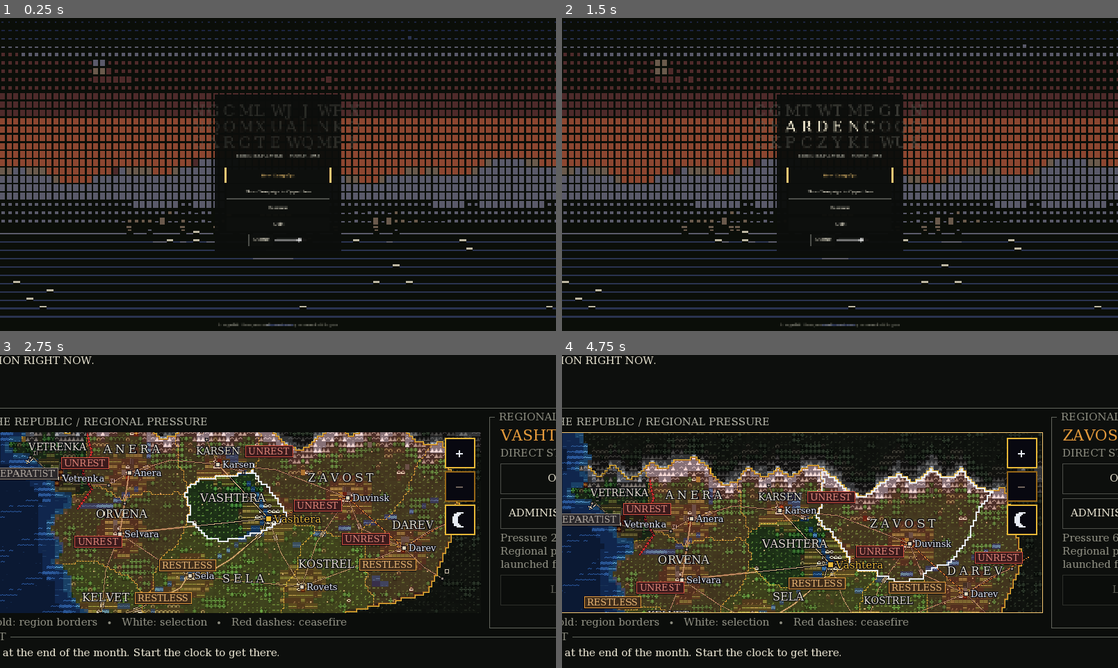
Above: before the commit, frames 1-4 (two rows, left to right).
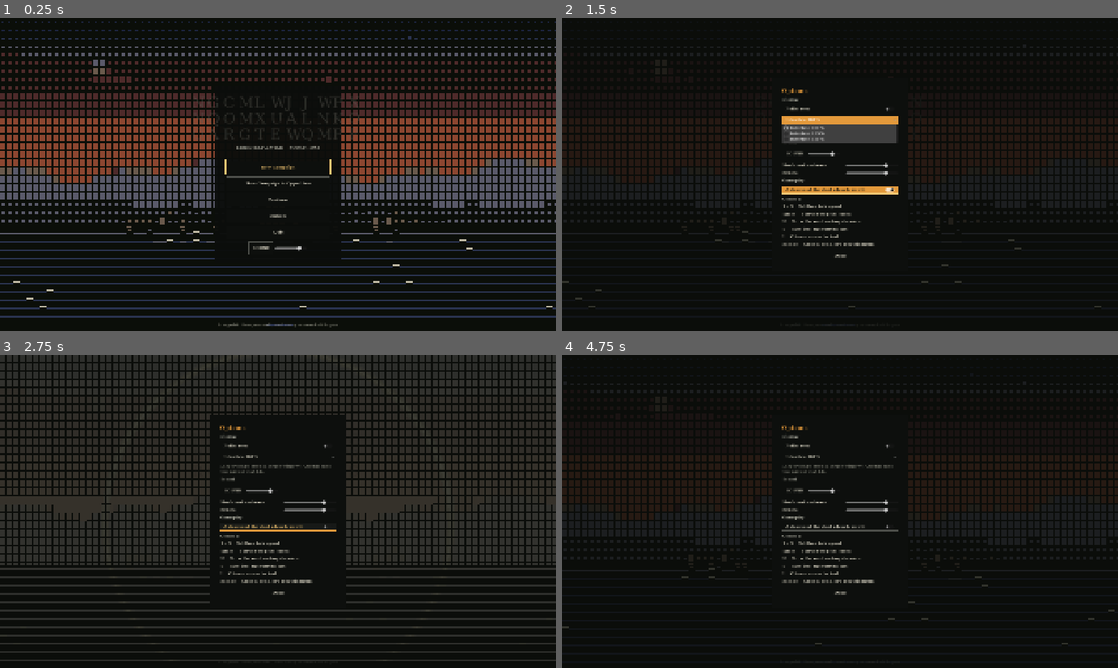
Above: after the commit, the same moments.

Repository: RatiOni/Political-Sim-Game
Game: Godot game, scene res://scenes/menu.tscn
Same seed, same stepped clock (60 frames per second), same inputs: the game is played once before the commit and once after it.
Inputs (mouse positions are in pixels of both pictures, inside the frame that each line leads up to):
- Up to frame 1 (0.25 s): no input
- Up to frame 2 (1.5 s): click (840, 215) at 0.5 s, where only the run after the commit has a clickable "Options"; click (840, 121) at 1.25 s, where only the run after the commit has a clickable "Interface 100%"
- Up to frame 3 (2.75 s): click (278, 527) at 2 s, where only the run after the commit has a clickable "Autosave at the start of each…"
- Up to frame 4 (4.75 s): click (840, 505) at 2.75 s, where only the run after the commit has a clickable "New Campaign"; click (840, 505) at 3.5 s, where only the run after the commit has a clickable "New Campaign"; click (840, 520) at 4.25 s, where only the run after the commit has a clickable "New Campaign in Opposition"

The runs differ from the first frame. In frame 1, 1.7% of the frame differs, in the area x 34-65%, y 21-78%; in frame 2, 30%; in frame 3, 62%, in the area x 0-100%, y 0-98%; in frame 4, 41%.

Commit message:
feat: an options screen — display, sound, autosave and the keys
There was no options menu at all. The key list is read from the InputMap so
it can never disagree with the bindings.

Co-Authored-By: Claude Opus 5.5 <noreply@anthropic.com>

Diff:
--- a/godot/scenes/menu.tscn
+++ b/godot/scenes/menu.tscn
@@ -68,6 +68,12 @@
 layout_mode = 2
 text = "Continue"
 
+[node name="OptionsButton" type="Button" parent="Center/Plate/Layout"]
+unique_name_in_owner = true
+custom_minimum_size = Vector2(360, 48)
+layout_mode = 2
+text = "Options"
+
 [node name="QuitButton" type="Button" parent="Center/Plate/Layout"]
 unique_name_in_owner = true
 custom_minimum_size = Vector2(360, 48)
--- a/godot/scripts/menu.gd
+++ b/godot/scripts/menu.gd
@@ -11,6 +11,9 @@
 	%NewCampaignButton.pressed.connect(_new_campaign.bind("contextual"))
 	%OppositionCampaignButton.pressed.connect(_new_campaign.bind("opposition"))
 	%ContinueButton.pressed.connect(_continue_campaign)
+	%OptionsButton.pressed.connect(func() -> void:
+		_sfx_cue("navigation")
+		OptionsPanel.open(self))
 	%QuitButton.pressed.connect(_quit)
 	var sound := SoundControl.new()
 	sound.alignment = BoxContainer.ALIGNMENT_CENTER
--- /dev/null
+++ b/godot/scripts/ui/options_panel.gd
@@ -0,0 +1,109 @@
+class_name OptionsPanel
+extends Overlay
+
+## Display, sound, autosave and the key list. Every control writes straight to
+## `Settings` (master volume and mute to `Ambience`, through the same control
+## the header uses). The key list is read from the live InputMap.
+
+const SettingsScript = preload("res://scripts/settings.gd")
+const KEY_ROWS := [
+	["pause", "Start or stop the clock"],
+	["next_decision", "Go to the next waiting decision"],
+	["save", "Save into the current slot"],
+	["load", "Choose a save to load"],
+	["back", "Close a desk, or open this menu"],
+]
+
+
+static func open(host: Node) -> OptionsPanel:
+	var panel := OptionsPanel.new()
+	panel.set_title("Options")
+	var settings := host.get_node("/root/Settings")
+
+	panel._section("Display")
+	var fullscreen := CheckButton.new()
+	fullscreen.name = "Fullscreen"
+	fullscreen.text = "Fullscreen"
+	fullscreen.button_pressed = bool(settings.get_value("display/fullscreen"))
+	fullscreen.toggled.connect(func(on: bool) -> void: settings.set_value("display/fullscreen", on))
+	panel.body.add_child(fullscreen)
+	var scale := OptionButton.new()
+	scale.name = "UiScale"
+	scale.tooltip_text = "Interface scale"
+	for value: float in SettingsScript.UI_SCALES:
+		scale.add_item("Interface %d%%" % roundi(value * 100.0))
+		if is_equal_approx(value, float(settings.get_value("display/ui_scale"))):
+			scale.select(scale.item_count - 1)
+	scale.item_selected.connect(func(index: int) -> void: settings.set_value("display/ui_scale", SettingsScript.UI_SCALES[index]))
+	panel.body.add_child(scale)
+	panel._note("Larger scales need a larger window; Ardenia uses the largest that fits.")
+
+	panel._section("Sound")
+	var master := SoundControl.new()
+	master.tooltip_text = "Master volume"
+	panel.body.add_child(master)
+	panel._slider("MusicVolume", "Music and ambience", "audio/music", settings)
+	panel._slider("EffectsVolume", "Effects", "audio/effects", settings)
+
+	panel._section("Gameplay")
+	var autosave := CheckButton.new()
+	autosave.name = "Autosave"
+	autosave.text = "Autosave at the start of each month"
+	autosave.button_pressed = bool(settings.get_value("gameplay/autosave"))
+	autosave.toggled.connect(func(on: bool) -> void: settings.set_value("gameplay/autosave", on))
+	panel.body.add_child(autosave)
+
+	panel._section("Controls")
+	var speeds := Label.new()
+	speeds.name = "KeyRow_speeds"
+	speeds.text = "%s – %s    Set the clock speed" % [Keys.label("speed_1"), Keys.label("speed_5")]
+	panel.body.add_child(speeds)
+	for row in KEY_ROWS:
+		var line := Label.new()
+		line.name = "KeyRow_%s" % row[0]
+		line.text = "%s    %s" % [Keys.label(row[0]), row[1]]
+		panel.body.add_child(line)
+
+	var done := Button.new()
+	done.name = "DoneButton"
+	done.text = "Done"
+	done.custom_minimum_size = Vector2(0, 44)
+	done.pressed.connect(panel.close)
+	panel.body.add_child(done)
+	host.add_child(panel)
+	done.grab_focus.call_deferred()
+	return panel
+
+
+func _section(text: String) -> void:
+	var heading := Label.new()
+	heading.theme_type_variation = &"Section"
+	heading.text = text
+	body.add_child(heading)
+
+
+func _note(text: String) -> void:
+	var note := Label.new()
+	note.theme_type_variation = &"Muted"
+	note.autowrap_mode = TextServer.AUTOWRAP_WORD_SMART
+	note.custom_minimum_size = Vector2(400, 0)
+	note.text = text
+	body.add_child(note)
+
+
+func _slider(node_name: String, text: String, key: String, settings: Node) -> void:
+	var row := HBoxContainer.new()
+	var label := Label.new()
+	label.text = text
+	label.size_flags_horizontal = Control.SIZE_EXPAND_FILL
+	var slider := HSlider.new()
+	slider.name = node_name
+	slider.min_value = 0.0
+	slider.max_value = 1.0
+	slider.step = 0.05
+	slider.custom_minimum_size = Vector2(180, 0)
+	slider.value = float(settings.get_value(key))
+	slider.value_changed.connect(func(v: float) -> void: settings.set_value(key, v))
+	row.add_child(label)
+	row.add_child(slider)
+	body.add_child(row)
--- /dev/null
+++ b/godot/tests/ui/test_options_panel.gd
@@ -0,0 +1,41 @@
+extends SceneTree
+
+const TestSupportScript = preload("res://scripts/native/testing/test_support.gd")
+const KEY_ACTIONS := ["pause", "next_decision", "save", "load", "back"]
+
+
+func _initialize() -> void:
+	_run.call_deferred()
+
+
+func _run() -> void:
+	var t = TestSupportScript.new()
+	var settings: Node = root.get_node("Settings")
+	var saved_path: String = settings.path
+	settings.path = "user://test_options_settings.cfg"
+	var host := Control.new()
+	root.add_child(host)
+	var panel := OptionsPanel.open(host)
+	await process_frame
+	t.truth(Overlay.any_open(self), "options open as an overlay")
+
+	var autosave: CheckButton = panel.find_child("Autosave", true, false)
+	autosave.button_pressed = not bool(settings.get_value("gameplay/autosave"))
+	t.equal(settings.get_value("gameplay/autosave"), autosave.button_pressed, "the autosave switch is the setting")
+	var music: HSlider = panel.find_child("MusicVolume", true, false)
+	music.value = 0.3
+	t.near(float(settings.get_value("audio/music")), 0.3, 0.0001, "the music slider is the setting")
+	var scale: OptionButton = panel.find_child("UiScale", true, false)
+	t.equal(scale.item_count, 3, "three interface scales are offered")
+
+	for action in KEY_ACTIONS:
+		var row: Label = panel.find_child("KeyRow_%s" % action, true, false)
+		t.truth(row != null and row.text.contains(Keys.label(action)), "the key list shows the real key for %s" % action)
+
+	(panel.find_child("DoneButton", true, false) as Button).pressed.emit()
+	await process_frame
+	t.truth(not Overlay.any_open(self), "Done closes the options")
+	DirAccess.remove_absolute(settings.path)
+	settings.path = saved_path
+	settings.load_from_disk()
+	quit(t.finish())
Not shown, added: godot/scripts/ui/options_panel.gd.uid
Not shown, added: godot/tests/ui/test_options_panel.gd.uid
